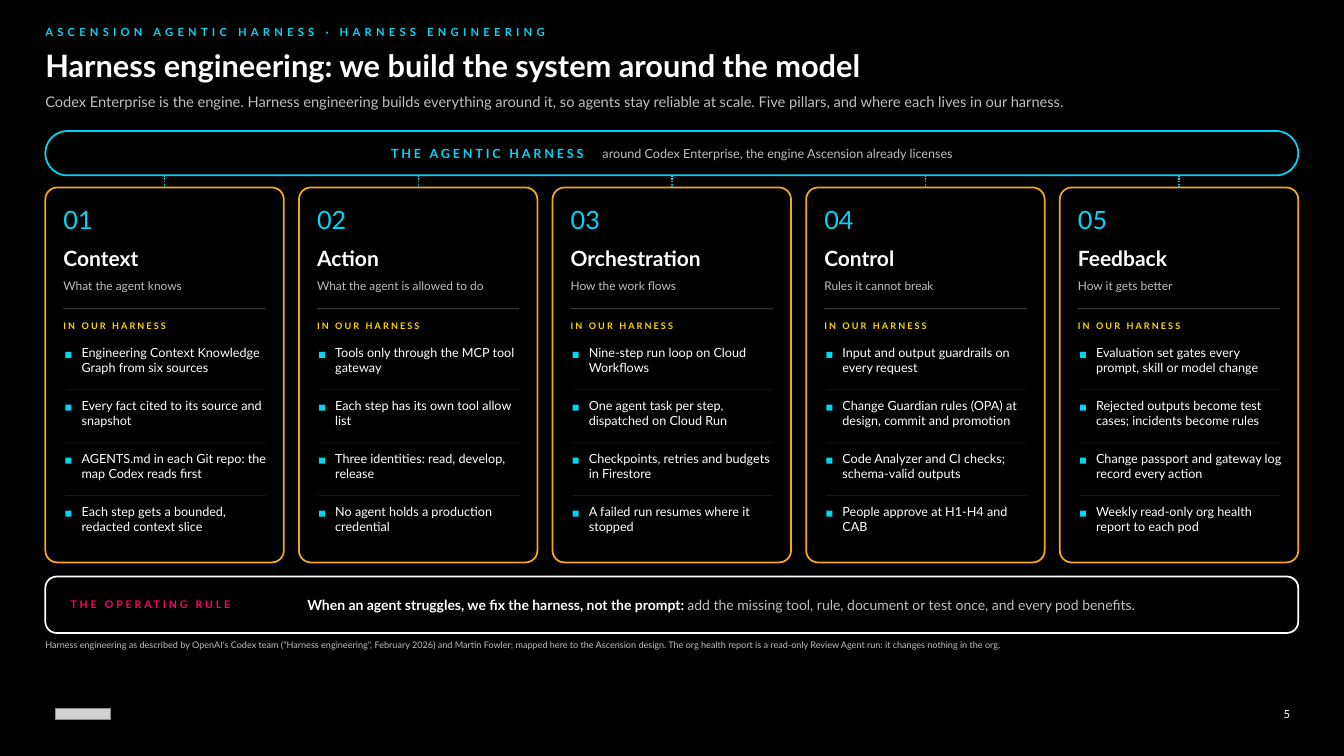
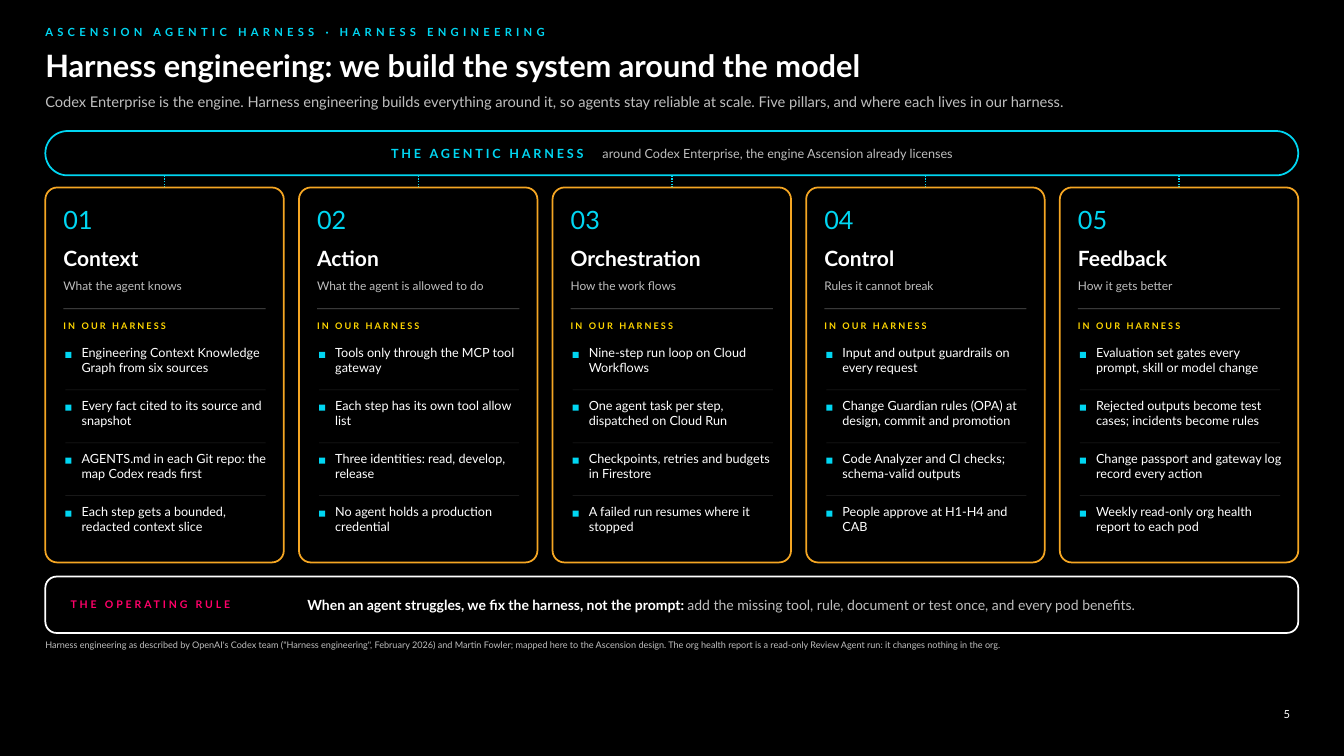
Before and after one commit to chintasurya/Design, a slide deck: slide 5 of poc/Ascension Agentic Harness.pptx. Drawn at 1344x756 pixels with LibreOffice and Linux fonts; fonts in the diff are those of the drawing; grey boxes stand for pictures; background and template pictures are left out. Boxes give left, top, right and bottom in pixels: in the first picture for what was removed or moved away, otherwise in the second. Text is boxed around its words. In the diff, an @@ line names an element or a change of style, - is before the commit and + after.

```diff
--- a/poc/Ascension Agentic Harness.pptx
+++ b/poc/Ascension Agentic Harness.pptx
@@ picture removed at [55, 709, 110, 720] @@
```
Also in this commit, not shown: 4 other slides changed, 2 slides added, 6 other files.
